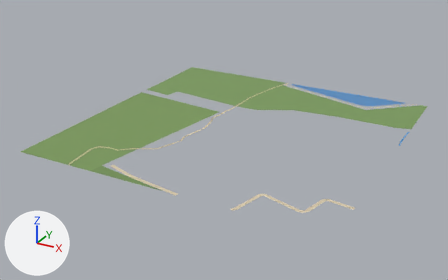
An edit to the glTF model public/assets/bengaluru-region-v1/tiles/t32_-17-l0.glb, drawn before and after from the same camera.
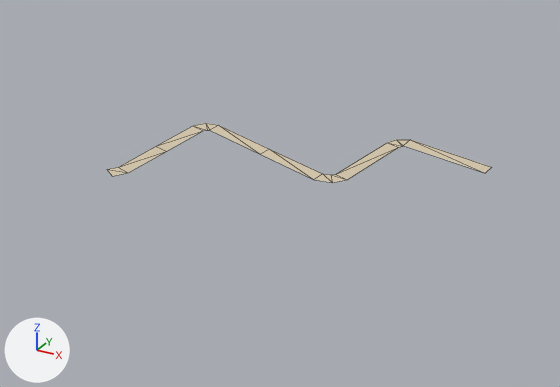
The first picture shows the older version from a 50 mm camera at (16686.0, -9104.0, 397.0) aimed at (16229.0, -8273.0, -18.0). The close-ups show the older and then the newer version on the part from 44% to 84% of the width and 55% to 100% of the height of that picture. Only the edits that show in the close-ups are written down. Every picture has the same lights, and +X, +Y and +Z are marked at lower left. The close-ups show mesh edges as thin lines. Vertices at exactly the same position are counted once.

Objects in the first close-up: 'ground'.
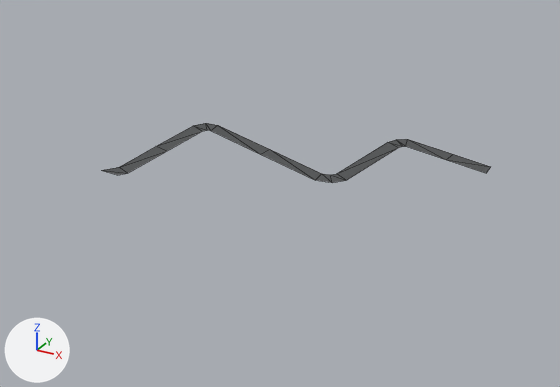
What the commit changed:
me_ground is used by ob_ground; location (16000.0, -8500.0, 0.0).
Verts and faces of me_ground; kept vertices keep their numbers, new ones are numbered from 369.
Before the commit, vertices of me_ground: 289 (362.0, 2.0, 1.0) at pixel (106, 169), 290 (366.0, -2.0, 1.0) at pixel (112, 176).
Before the commit, vertices of me_ground: 311 (457.0, 83.0, 1.0) at pixel (396, 139), 312 (462.0, 79.0, 1.0) at pixel (402, 146), 313 (463.0, 86.0, 1.0) at pixel (410, 139), 314 (462.0, 80.0, 1.0) at pixel (403, 145), 315 (500.0, 80.0, 1.0) at pixel (491, 167).
Before the commit, vertices of me_ground: 316 (500.0, 74.0, 1.0) at pixel (485, 173).
me_ground had 369 vertices, 482 faces and spanned x 0.0..500.0, y -3.0..501.0, z 1.0.
me_ground now has 371 vertices, 484 faces and spans x 0.0..500.0, y 0.0..500.0, z 1.0.
Part 1, on me_ground:
Vertex 289 moves to (360.0, 0.0, 1.0), pixel (101, 170).
Vertex 290 moves to (368.0, 0.0, 1.0), pixel (117, 175).
Part 2, on me_ground:
Vertices deleted: 313, 314 (with the faces that use them).
New vertex 374 is at (463.0, 80.0, 1.0), pixel (405, 146).
New vertex 375 is at (462.0, 86.0, 1.0), pixel (407, 139).
New vertex 376 is at (482.0, 77.0, 1.0), pixel (446, 159).
New vertex 377 is at (483.0, 83.0, 1.0), pixel (453, 154).
New faces: (311, 312, 374), (311, 374, 375), (374, 376, 375), (375, 376, 377), (315, 377, 376), (315, 376, 316).
me_ground part 3: 113 kept faces spanning x 87.0..483.0, y 0.0..500.0, z 1.0 get new vertex colours; the middle colour goes from beige #cfbf9f to grey #afb2a9.
Other edits to the shape of me_ground do not show in these pictures.

Boxes [x1, y1, x2, y2] around the edits, measured in the close-ups (560 x 387 px; the box of a moved part takes in the faces that stretch with it):
'ground', reshaped: before [107, 123, 492, 183]; after [101, 123, 490, 183]
part 1 of me_ground, moved or reshaped: before [107, 167, 128, 176]; after [101, 167, 127, 175]
part 2 of me_ground, moved or reshaped: before [396, 139, 492, 173]; after [396, 139, 490, 173]
part 3 of me_ground, recoloured (beige to grey): [107, 123, 402, 183] in both
